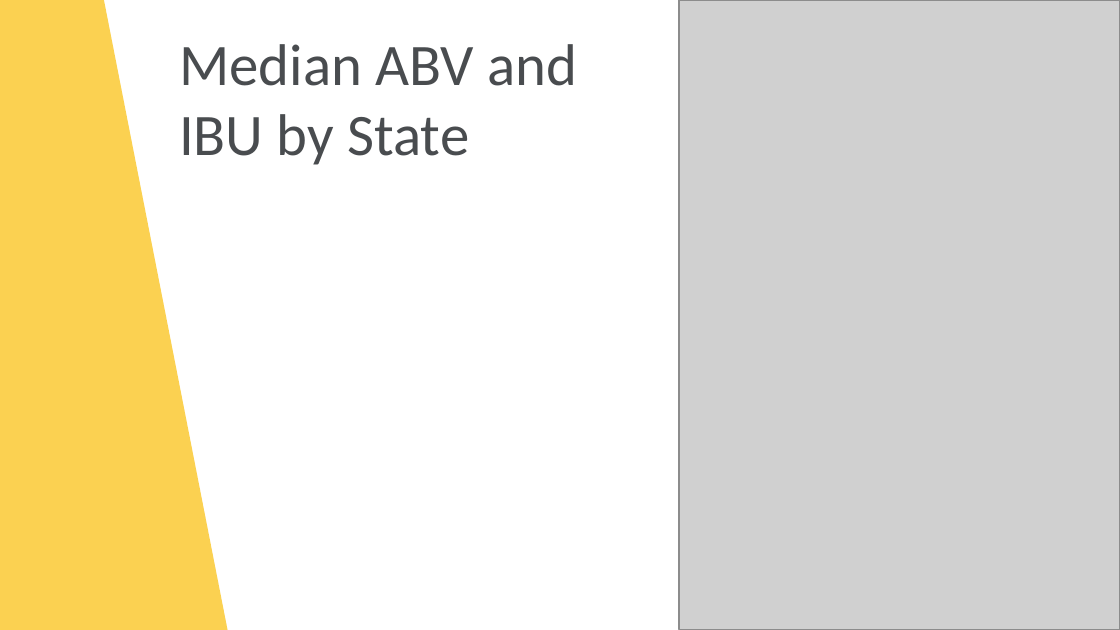
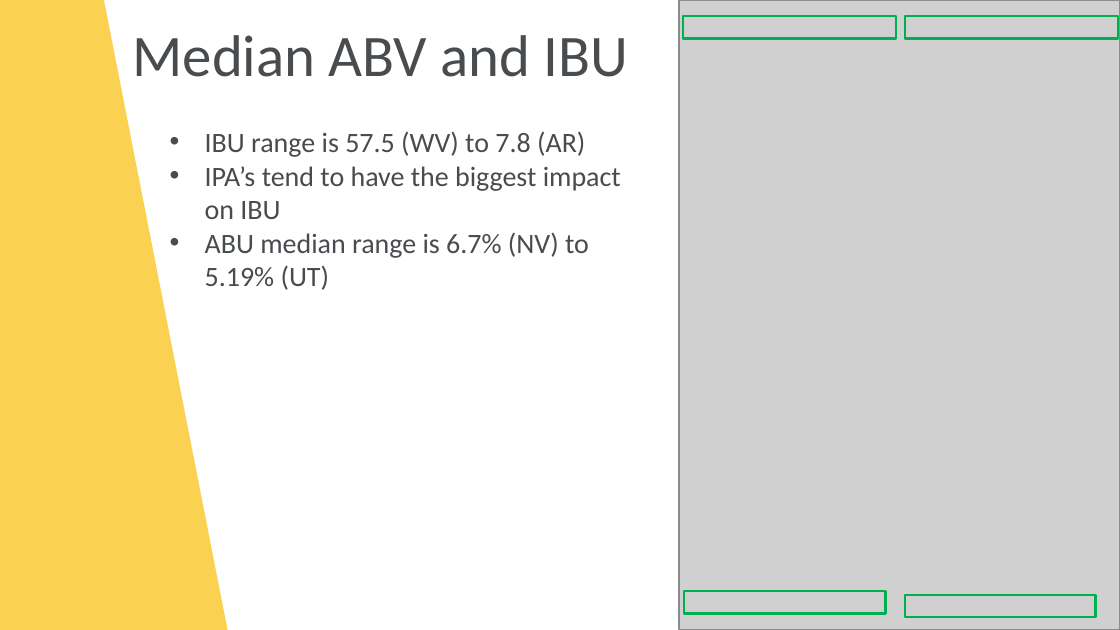
Before and after one commit to tschwebke/DDS6306-Group-Project-1, a slide deck: slide 5 of DS6306 Group Project 1 v2.pptx (slide 7 before the commit). Drawn at 1120x630 pixels with LibreOffice and Linux fonts; fonts in the diff are those of the drawing; grey boxes stand for pictures; background and template pictures are left out. Boxes give left, top, right and bottom in pixels: in the first picture for what was removed or moved away, otherwise in the second. Text is boxed around its words. In the diff, an @@ line names an element or a change of style, - is before the commit and + after.

```diff
--- a/DS6306 Group Project 1 v2.pptx
+++ b/DS6306 Group Project 1 v2.pptx
@@ rectangle added at [683, 17, 896, 39], outline #00B050 1.5 pt @@
@@ rectangle added at [905, 17, 1118, 39], outline #00B050 1.5 pt @@
@@ title at [133, 35, 628, 77]: text changed @@
-Median ABV and IBU by State
+Median ABV and IBU
@@ text added at [205, 131, 621, 290], 18 pt, text #494C4F @@
+• IBU range is 57.5 (WV) to 7.8 (AR)
+• IPA’s tend to have the biggest impact on IBU
+• ABU median range is 6.7% (NV) to 5.19% (UT)
@@ rectangle added at [684, 591, 886, 614], outline #00B050 1.5 pt @@
@@ rectangle added at [905, 595, 1095, 617], outline #00B050 1.5 pt @@
```
Also in this commit, not shown: 5 other slides changed, 3 slides added, 5 slides removed, 8 other files.
